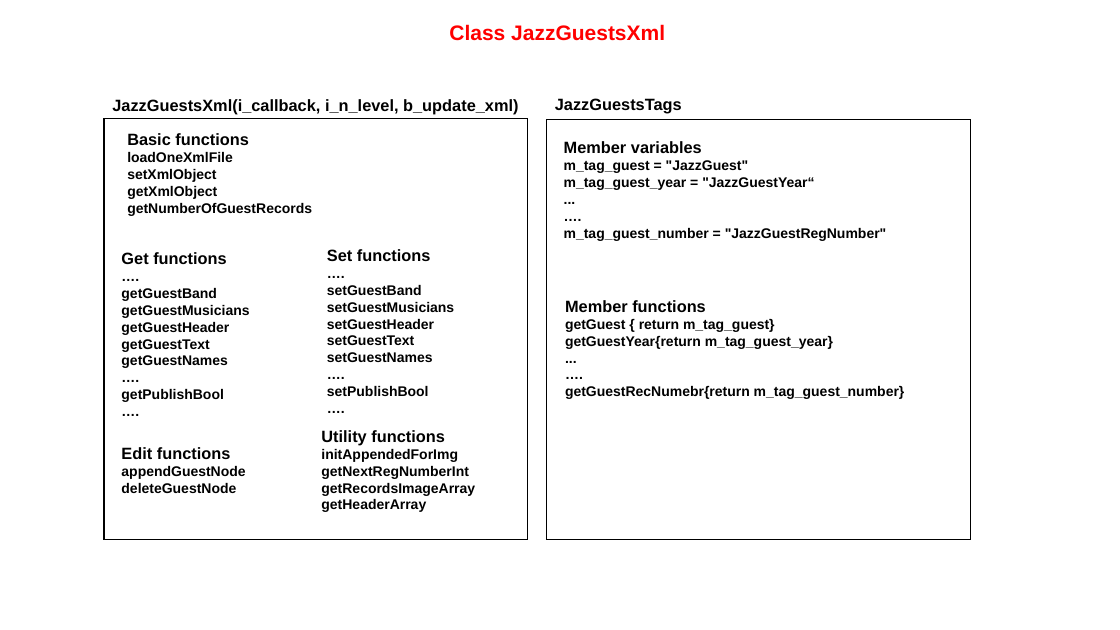
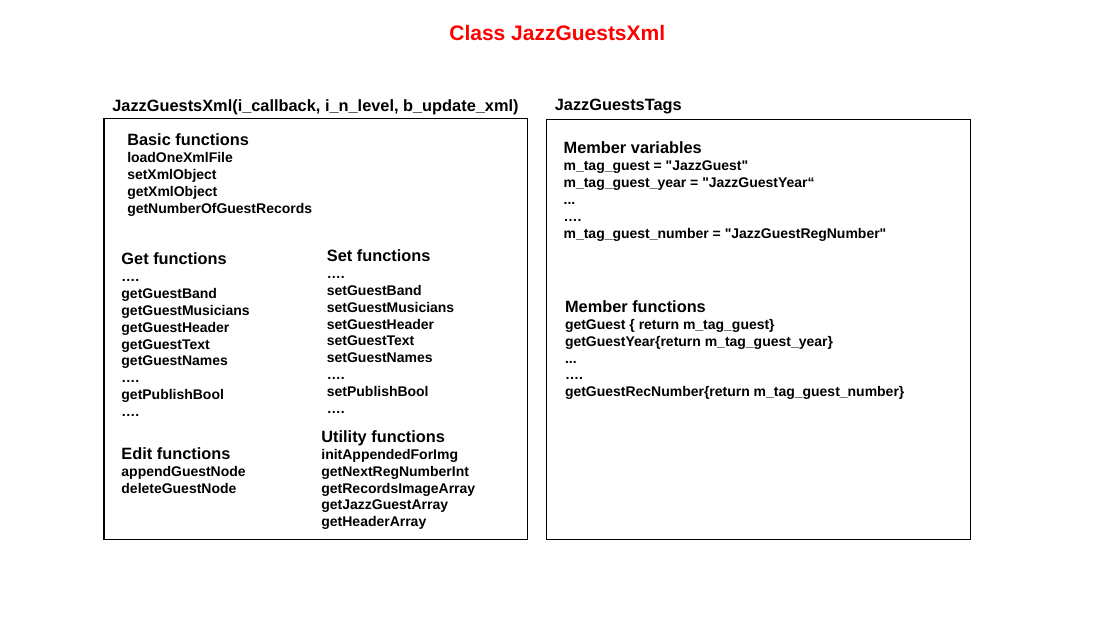
Before and after one commit to JazzLiveAarau/WwwXml, a slide deck: slide 1 of Descriptions/JazzGuestsXml.pptx. Drawn at 1120x630 pixels with LibreOffice and Linux fonts; fonts in the diff are those of the drawing. Boxes give left, top, right and bottom in pixels: in the first picture for what was removed or moved away, otherwise in the second. Text is boxed around its words. In the diff, an @@ line names an element or a change of style, - is before the commit and + after.

Commit message:
Function getJazzGuestArray added

```diff
--- a/Descriptions/JazzGuestsXml.pptx
+++ b/Descriptions/JazzGuestsXml.pptx
@@ text at [565, 386, 905, 399]: text changed @@
-getGuestRecNumebr{return m_tag_guest_number}
+getGuestRecNumber{return m_tag_guest_number}
@@ text at [321, 499, 448, 512]: paragraph added @@
+getJazzGuestArray
```
Also in this commit, not shown: 2 other files.
